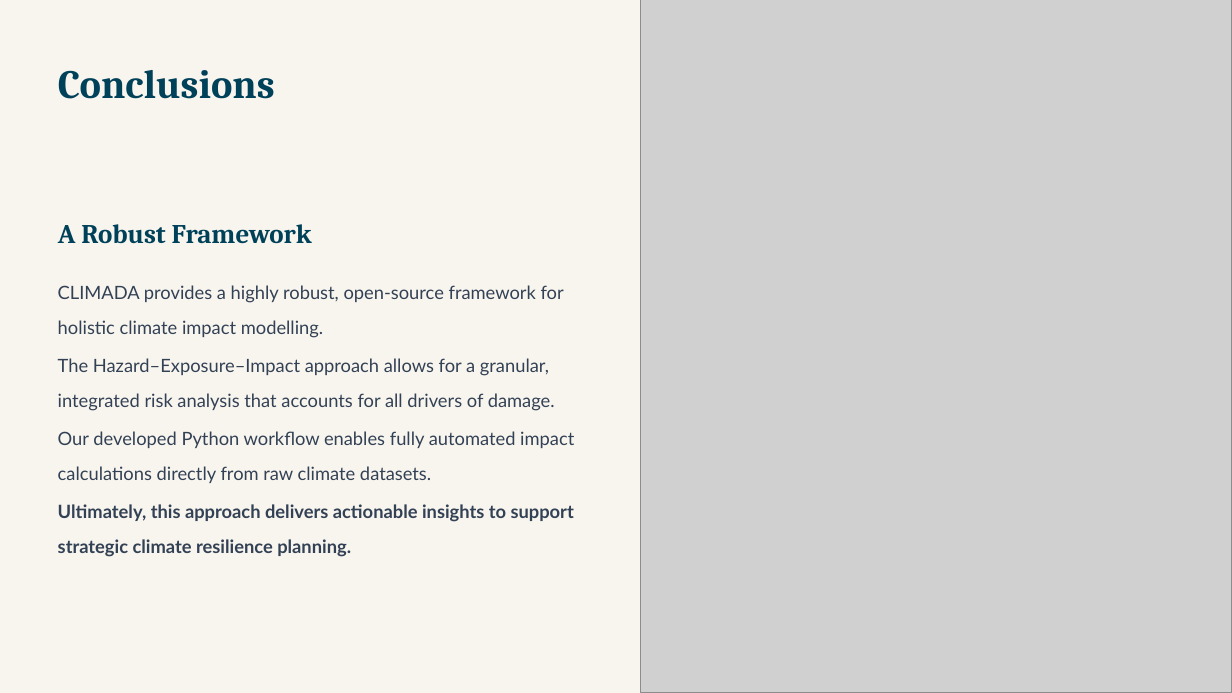
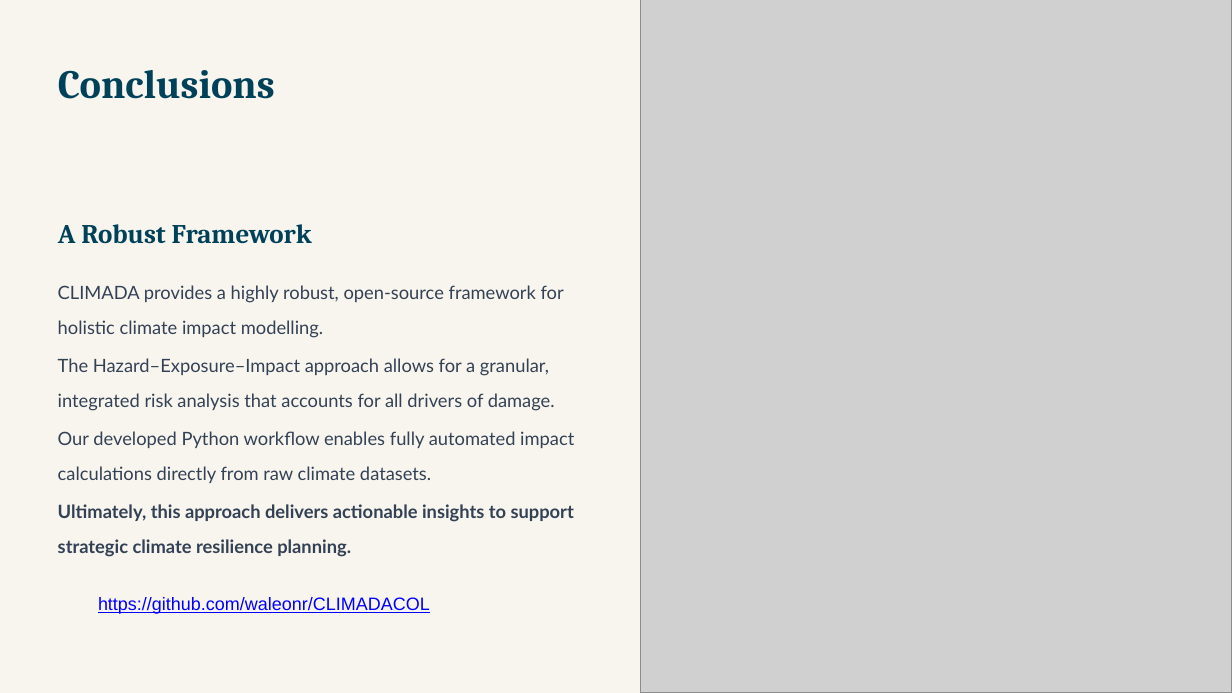
Before and after one commit to waleonr/CLIMADACOL, a slide deck: slide 15 of CLIMADACOL.pptx. Drawn at 1232x693 pixels with LibreOffice and Linux fonts; fonts in the diff are those of the drawing; grey boxes stand for pictures; background and template pictures are left out. Boxes give left, top, right and bottom in pixels: in the first picture for what was removed or moved away, otherwise in the second. Text is boxed around its words. In the diff, an @@ line names an element or a change of style, - is before the commit and + after.

```diff
--- a/CLIMADACOL.pptx
+++ b/CLIMADACOL.pptx
@@ text added at [98, 597, 430, 614], 14 pt, text #0000FF, underline @@
+https://github.com/waleonr/CLIMADACOL
```
